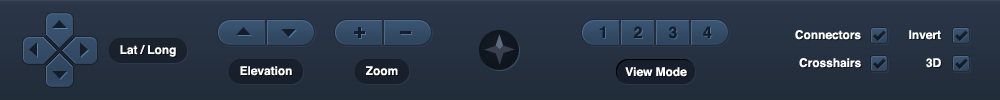
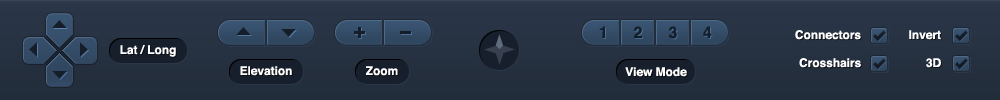
Layers edited between the first and the second 1000x100 image:
"background": opacity 60% → 100%, blend multiply → normal, painted on it over [479, 30, 519, 70]
"Shape 6 copy 2": opacity 40% → 100%, blend multiply → normal, painted on it over [355, 59, 409, 82]
"Shape 6 copy": opacity 40% → 100%, blend multiply → normal, painted on it over [229, 59, 303, 82]
"Shape 6": opacity 40% → 100%, blend multiply → normal, painted on it over [109, 38, 188, 63]
